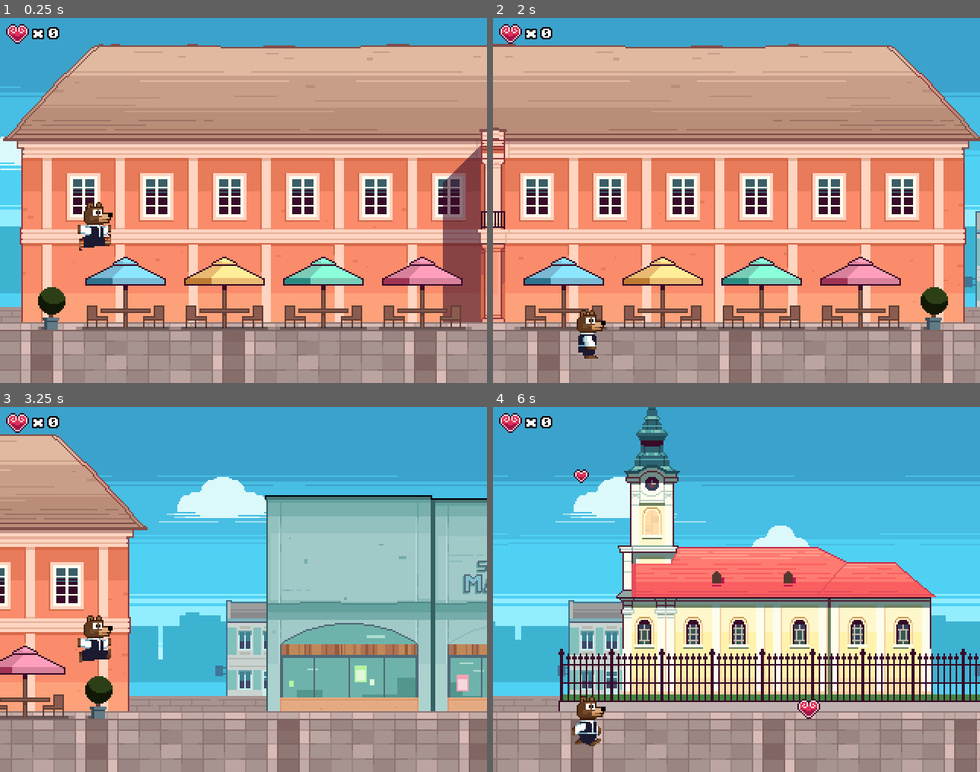
Above: before the commit, frames 1-4 (two rows, left to right).
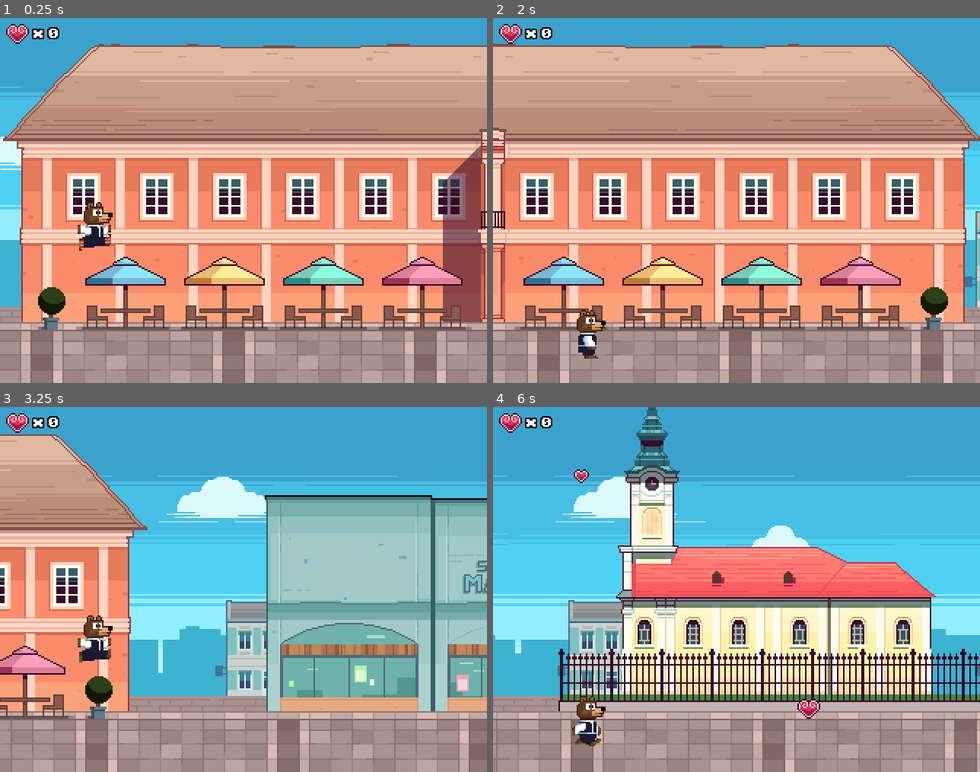
Above: after the commit, the same moments.

Repository: nikolawhallon/SomborSprint
Game: Godot game, scene res://Scenes/Game.tscn
Two runs of this game, one before a commit and one after it. Both use one fixed random seed, a clock stepped at 60 frames per second and the inputs below.
Inputs:
- Up to frame 1 (0.25 s): no input
- Up to frame 2 (2 s): hold D from 0.53 s (still down); tap Space at 0.77, 1.52 s
- Up to frame 3 (3.25 s): release D at 2.03 s; hold A 2.03-2.78 s; hold D from 2.78 s (still down); tap Space at 3.02 s
- Up to frame 4 (6 s): tap Space at 3.77, 4.52 s; release D at 4.28 s; hold A 4.28-5.03 s; hold D 5.03-5.78 s; hold A from 5.78 s (still down)

The runs differ from the first frame. In frame 1, 0.3% of the frame differs, in the area x 0-5%, y 57-80%; in frame 2, 0.2%; in frame 3, 1.5%; in frame 4, 1.7%, in the area x 0-100%, y 57-80%.

Commit message:
fixed a parallax layer position I think

Diff:
--- a/Scenes/Game.tscn
+++ b/Scenes/Game.tscn
@@ -77,7 +77,7 @@
 motion_mirroring = Vector2( 960, 0 )
 
 [node name="Sprite" type="Sprite" parent="ParallaxBackground/Cityscape"]
-position = Vector2( 480, 120 )
+position = Vector2( 480, 129 )
 texture = ExtResource( 16 )
 
 [node name="Midground" type="ParallaxLayer" parent="ParallaxBackground"]
